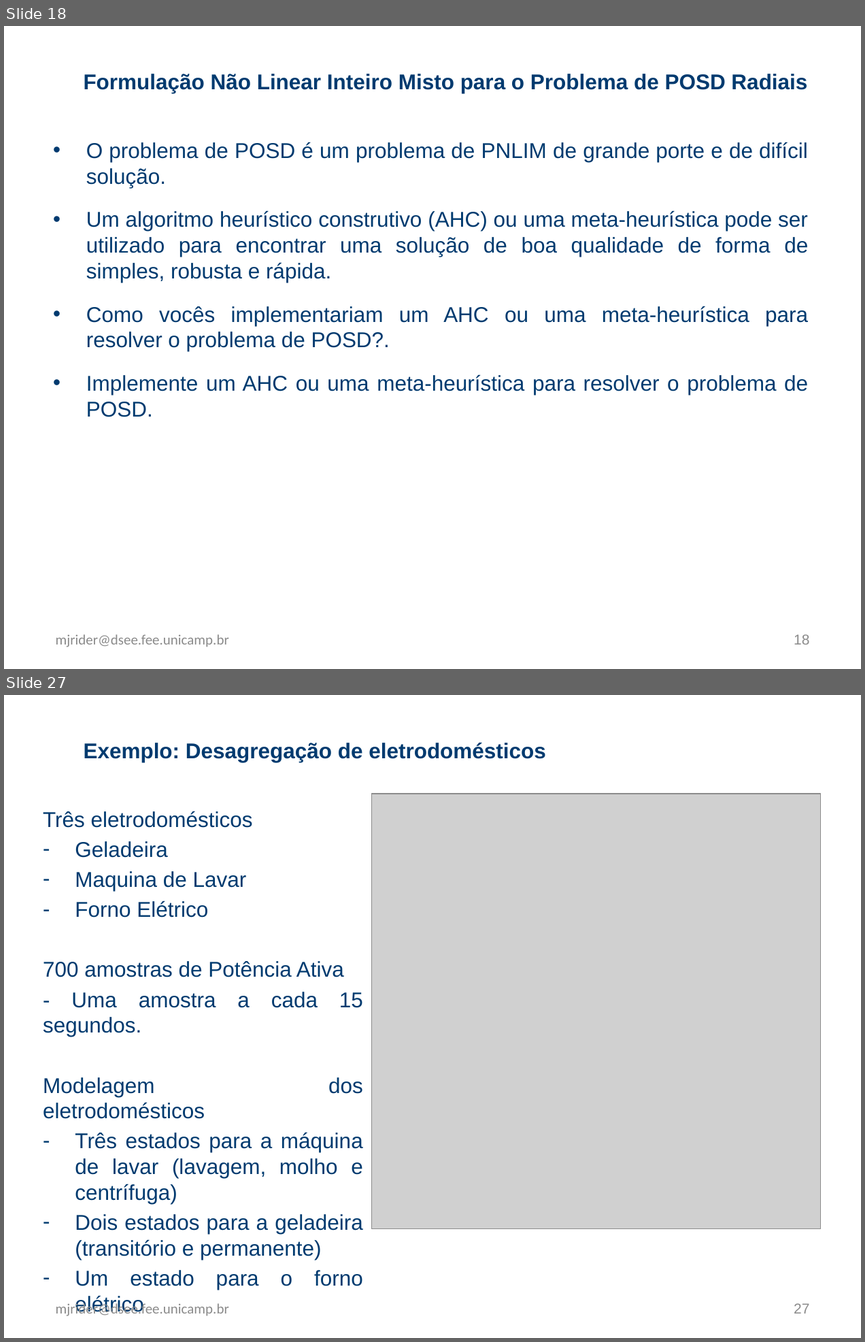
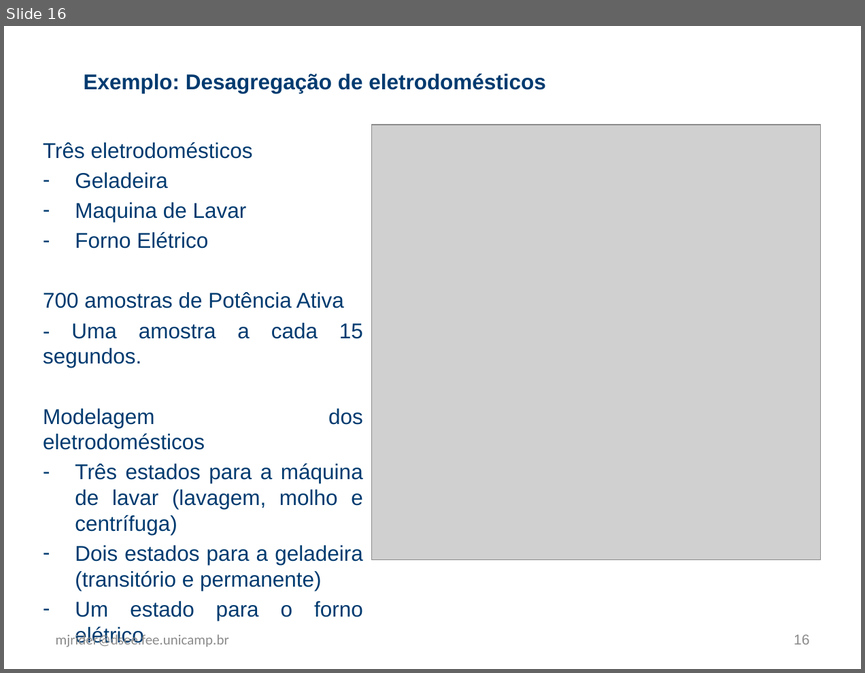
Before and after one commit to WittmannF/nilm-lp, a slide deck: example/z_presentation.pptx. Shown one above the other, each under a label of ours: slides 18 and 27 before the commit, slide 16 after it; the slides between them are not shown. The pictures are 865x1342 and 865x673 pixels, drawn with LibreOffice and Linux fonts; fonts in the diff are those of the drawing; grey boxes stand for pictures. Boxes give left, top, right and bottom in pixels: in the first picture for what was removed or moved away, otherwise in the second. Text is boxed around its words. In the diff, an @@ line names an element or a change of style, - is before the commit and + after.

```diff
--- a/example/z_presentation.pptx
+++ b/example/z_presentation.pptx
@@ slide 18 removed at (4,26,861,669), background #FFFFFF @@
@@ text removed at (84,74,807,93) @@
-Formulação Não Linear Inteiro Misto para o Problema de POSD Radiais
@@ text removed at (86,142,808,417) @@
-• O problema de POSD é um problema de PNLIM de grande porte e de difícil solução.
-• Um algoritmo heurístico construtivo (AHC) ou uma meta-heurística pode ser utilizado para encontrar uma solução de boa qualidade de forma de simples, robusta e rápida.
-• Como vocês implementariam um AHC ou uma meta-heurística para resolver o problema de POSD?.
-• Implemente um AHC ou uma meta-heurística para resolver o problema de POSD.
@@ text removed at (56,634,229,647) @@
-mjrider@dsee.fee.unicamp.br
@@ page number removed at (793,634,809,644) @@
-18
@@ what was slide 27 is now slide 16 @@
@@ page number at (793,634,809,644): text changed @@
-27
+16
```
Also in this commit, not shown: 13 slides changed, 1 slide added, 11 other slides removed.
